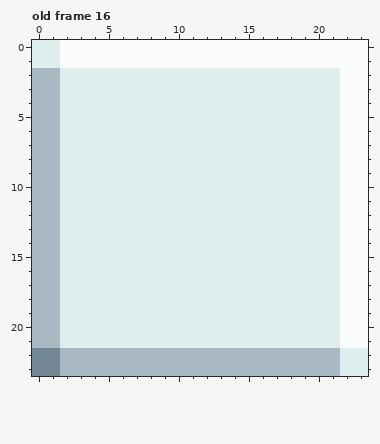
Pixel-art file -- project/assets/modes.ase. The first picture shows the starting point.
24x24 pixels, 18 frames. Colours within 5 levels of each other are drawn and written as one. Shown: old frame 16. The commit also changed other frames, which this record leaves out.
And afterwards:
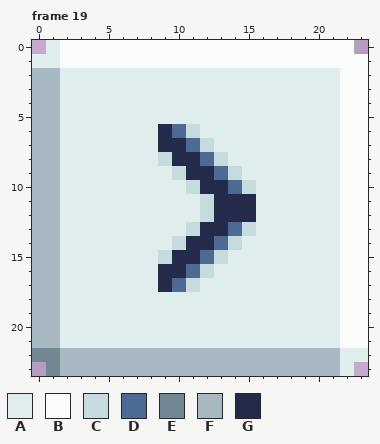
Palette (. is transparent): A #dfeded  B #fafcfc  C #c6dbde  D #4d6a94  E #728794  F #a7b8c2  G #242b4a
A new or re-ordered frame is compared with the old frame closest to it.
Diff:
frames 18 -> 20
--- frame 19 is new; against old frame 16
@@ x 0..23 @@
- 0 AABBBBBBBBBBBBBBBBBBBBBB
+ 0 .ABBBBBBBBBBBBBBBBBBBBB.
  1 AABBBBBBBBBBBBBBBBBBBBBB
@@ x 7..17 @@
  5 AAAAAAAAAAA
- 6 AAAAAAAAAAA
- 7 AAAAAAAAAAA
- 8 AAAAAAAAAAA
- 9 AAAAAAAAAAA
-10 AAAAAAAAAAA
-11 AAAAAAAAAAA
-12 AAAAAAAAAAA
-13 AAAAAAAAAAA
-14 AAAAAAAAAAA
-15 AAAAAAAAAAA
-16 AAAAAAAAAAA
-17 AAAAAAAAAAA
+ 6 AAGDCAAAAAA
+ 7 AAGGDCAAAAA
+ 8 AACGGDCAAAA
+ 9 AAACGGDCAAA
+10 AAAACGGDCAA
+11 AAAAACGGGAA
+12 AAAAACGGGAA
+13 AAAACGGDCAA
+14 AAACGGDCAAA
+15 AACGGDCAAAA
+16 AAGGDCAAAAA
+17 AAGDCAAAAAA
 18 AAAAAAAAAAA
@@ x 0..23 @@
 22 EEFFFFFFFFFFFFFFFFFFFFAA
-23 EEFFFFFFFFFFFFFFFFFFFFAA
+23 .EFFFFFFFFFFFFFFFFFFFFA.
Pixel boxes of the changes (left, top, right, bottom) in both pictures:
erased: (32, 40, 46, 54)
erased: (354, 40, 368, 54)
changed: (158, 124, 256, 292)
erased: (32, 362, 46, 376)
erased: (354, 362, 368, 376)
